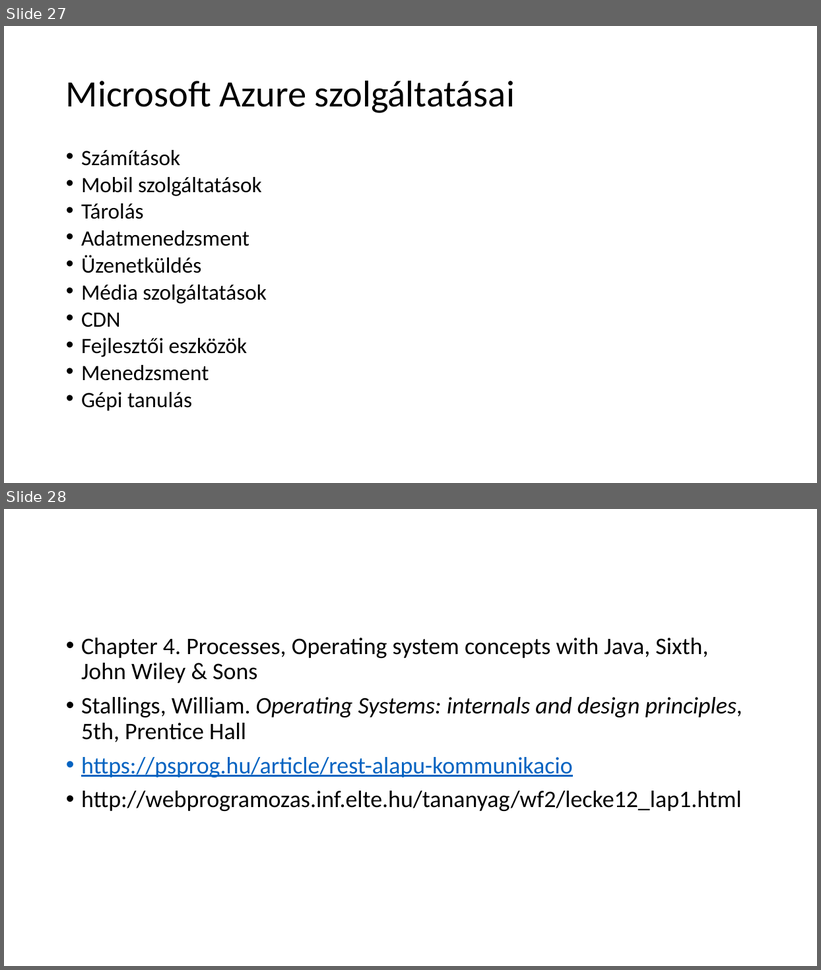
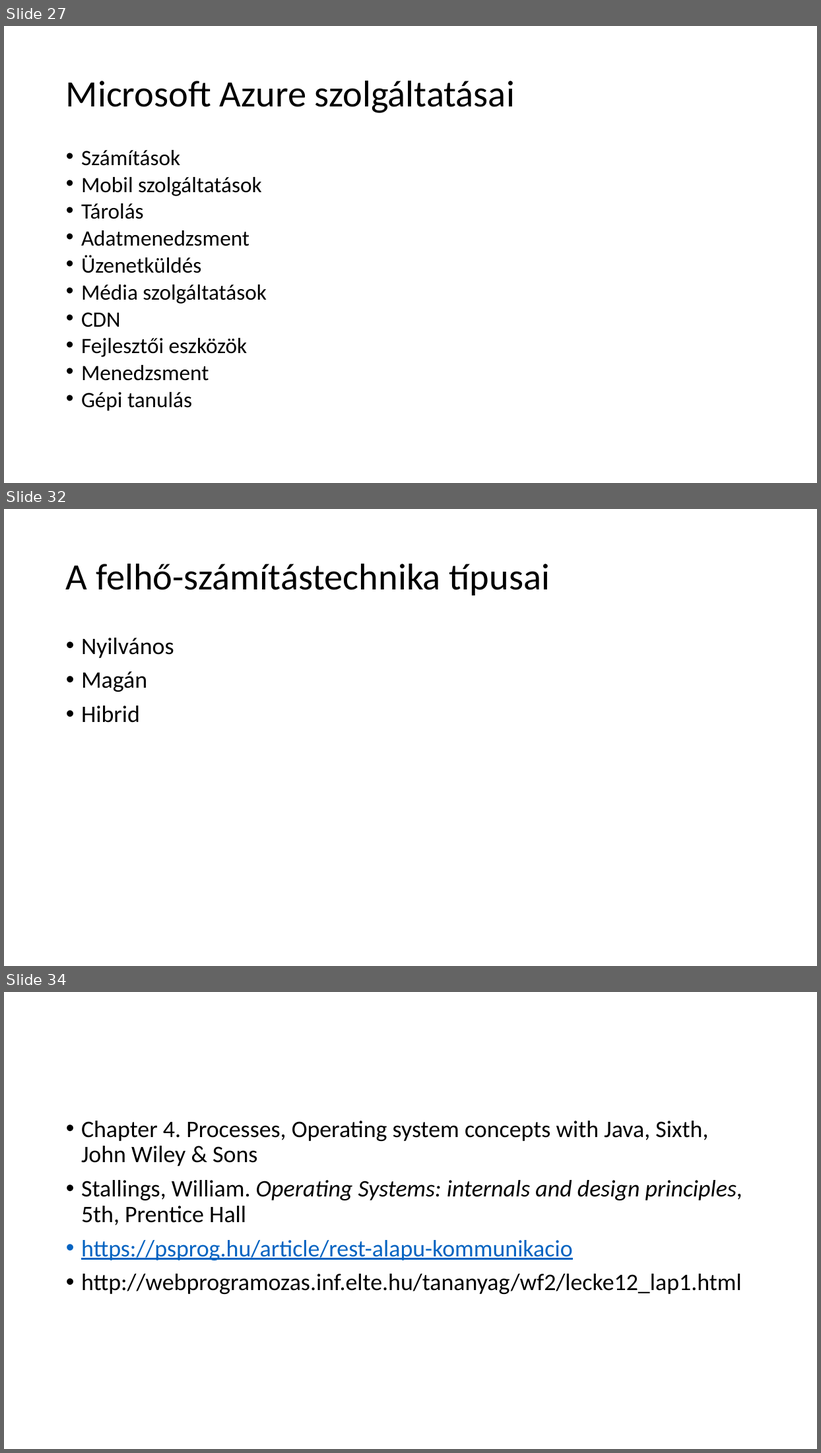
Before and after one commit to krsjakb/osztott-rendszerek-parhuzamos-programozas, a slide deck: Osztott rendszerek, párhuzamos programozás.pptx. Shown one above the other, each under a label of ours: slides 27 and 28 before the commit, slides 27, 32 and 34 after it; the slides between them are not shown. The pictures are 821x970 and 821x1453 pixels, drawn with LibreOffice and Linux fonts; fonts in the diff are those of the drawing. Boxes give left, top, right and bottom in pixels: in the first picture for what was removed or moved away, otherwise in the second. Text is boxed around its words. In the diff, an @@ line names an element or a change of style, - is before the commit and + after.

Commit message:
Felhőszolgáltatások

```diff
--- a/Osztott rendszerek, párhuzamos programozás.pptx
+++ b/Osztott rendszerek, párhuzamos programozás.pptx
@@ slide 32 added at (4, 509, 817, 966), background #FFFFFF @@
@@ title added at (66, 563, 550, 595), 44 pt, text #000000 @@
+A felhő-számítástechnika típusai
@@ text added at (81, 638, 174, 723), 28 pt, text #000000 @@
+• Nyilvános
+• Magán
+• Hibrid
@@ what was slide 28 is now slide 34 @@
```
Also in this commit, not shown: 1 slide changed, 5 other slides added.
